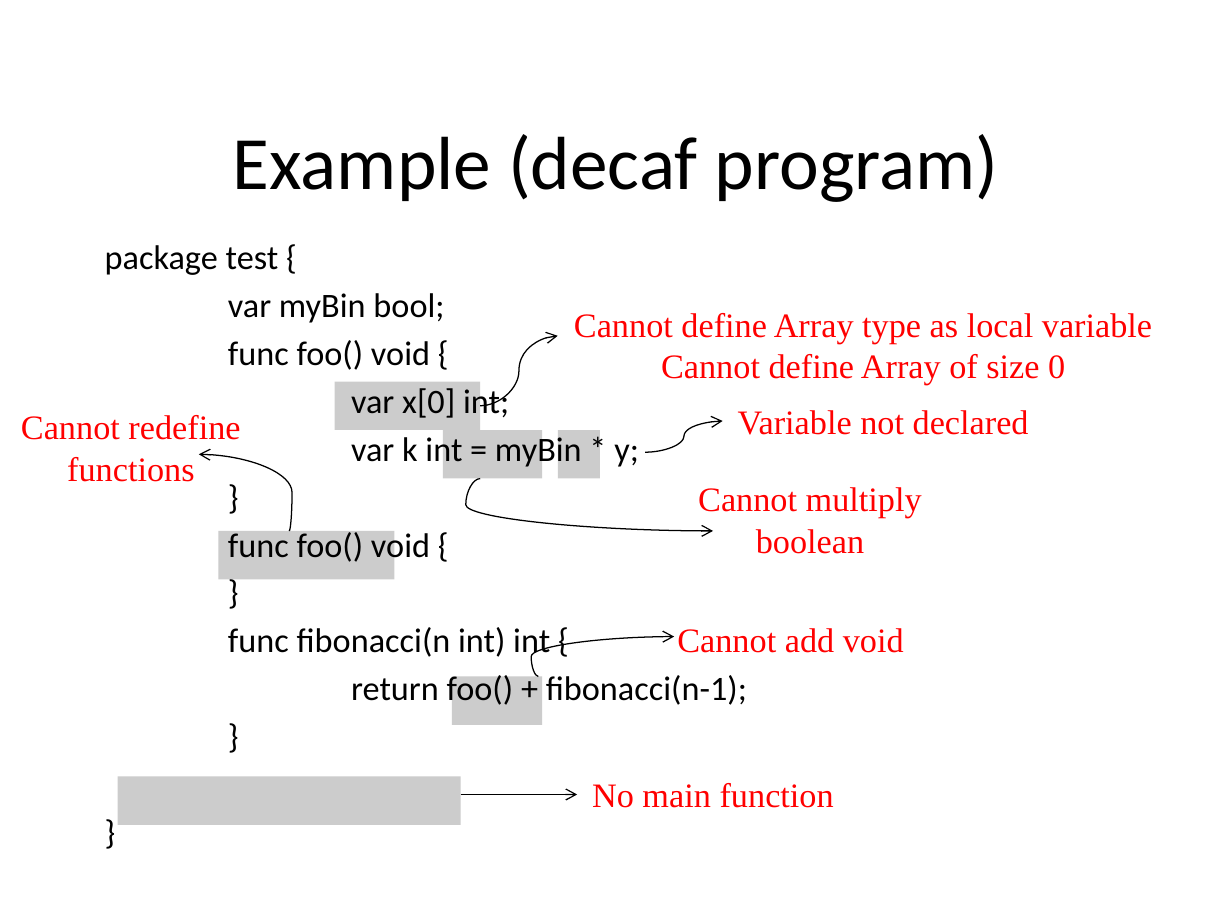
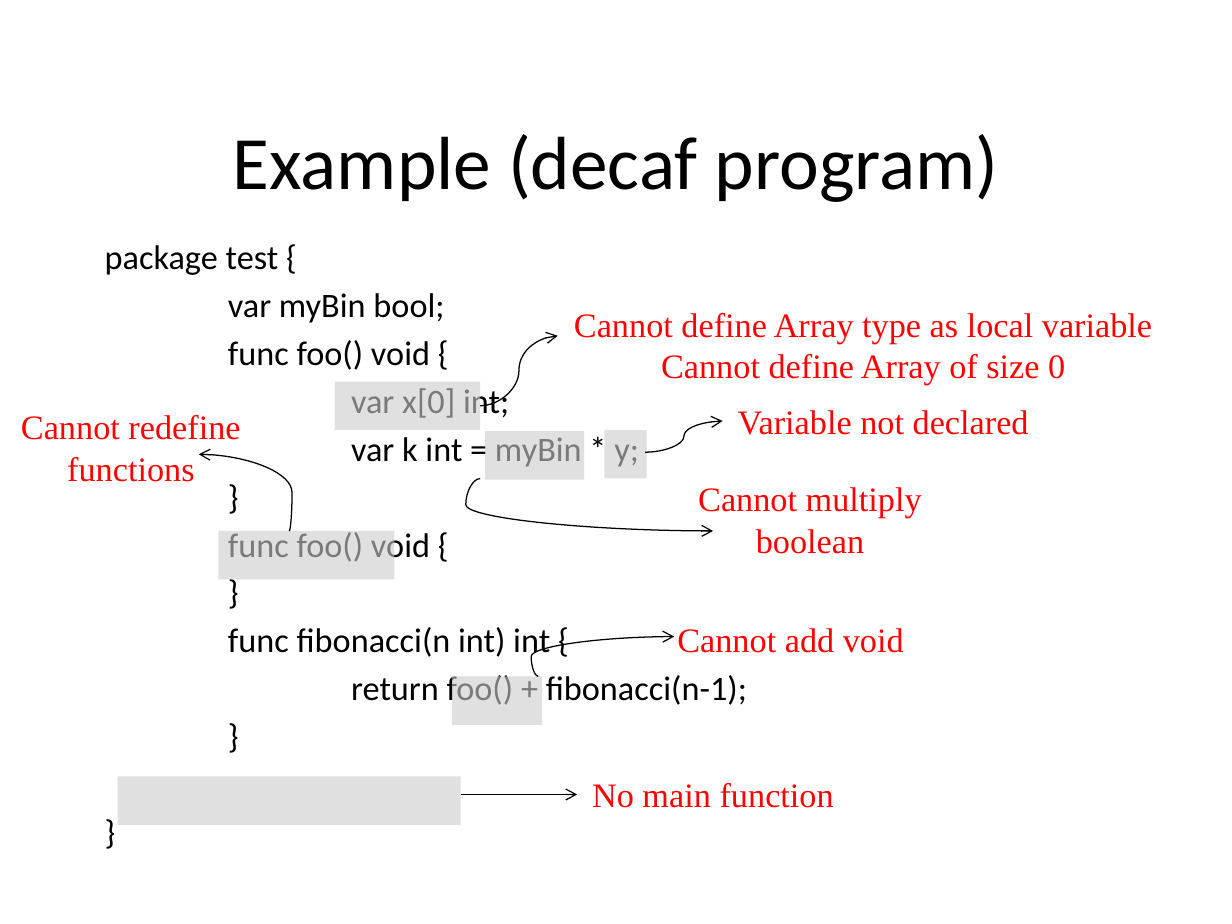
Before and after one commit to anoopsarkar/compilers-class, a slide deck: slide 4 of assets/ppt/semantics/semantics.pptx. Drawn at 1232x924 pixels with LibreOffice and Linux fonts; fonts in the diff are those of the drawing. Boxes give left, top, right and bottom in pixels: in the first picture for what was removed or moved away, otherwise in the second. Text is boxed around its words. In the diff, an @@ line names an element or a change of style, - is before the commit and + after.

```diff
--- a/assets/ppt/semantics/semantics.pptx
+++ b/assets/ppt/semantics/semantics.pptx
@@ text "package test {" rewrapped from (105, 245, 747, 709) to (105, 245, 747, 705) @@
@@ rectangle: place and size @@
-rectangle at (442, 430, 542, 478)
+rectangle at (485, 431, 585, 479)
@@ fill #CCCCCC to #CCCCCC at 60% opacity in 6 elements at (452, 676, 542, 724), (335, 382, 480, 430), (218, 531, 394, 579), (117, 776, 461, 824), (485, 431, 585, 479), (605, 430, 647, 478) @@
@@ rectangle: place and size @@
-rectangle at (558, 430, 600, 478)
+rectangle at (605, 430, 647, 478)
```
Also in this commit, not shown: 7 other slides changed, 10 other files.
